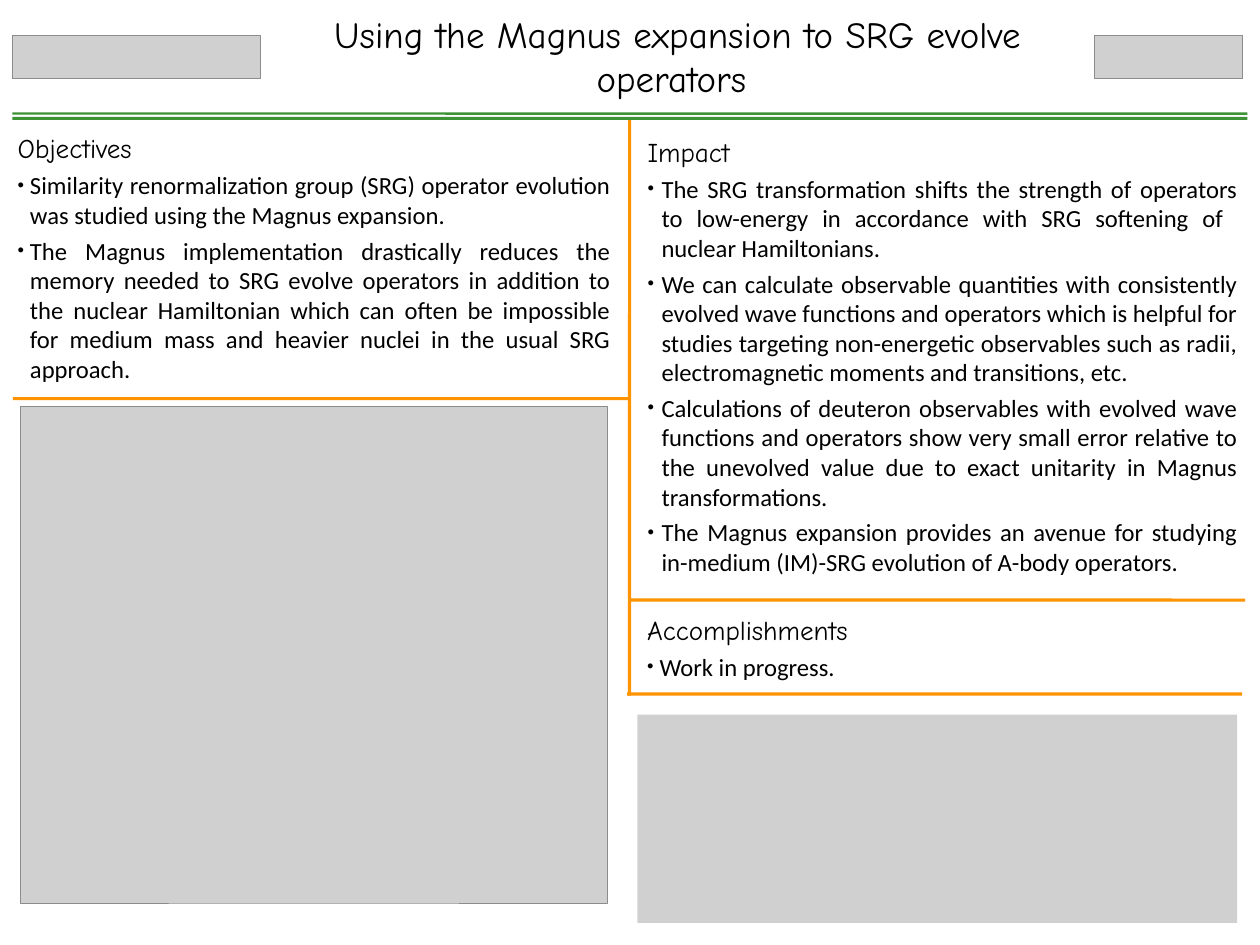
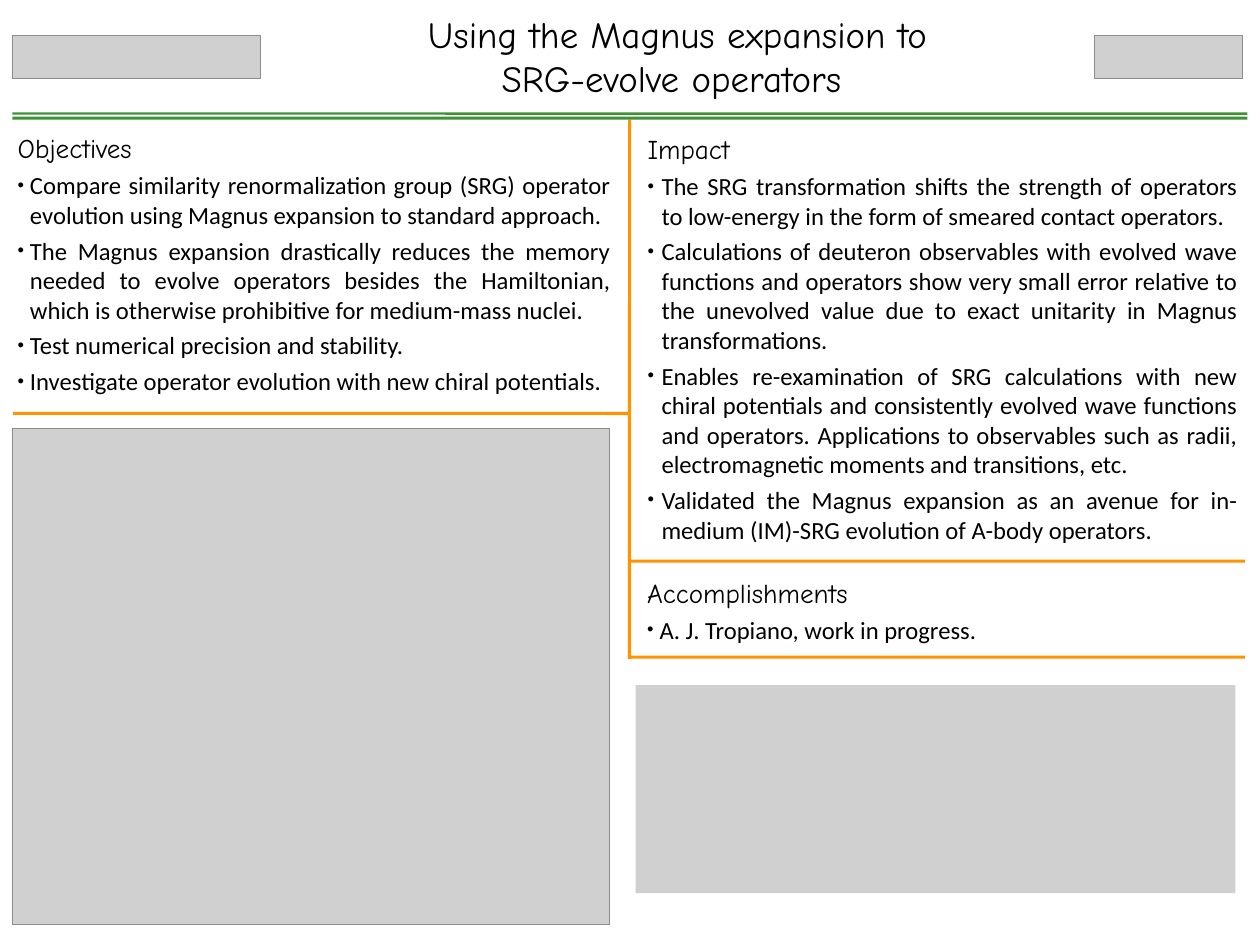
Before and after one commit to tropiano4/tropiano-srg, a slide deck: slide 1 of Presentations/NUCLEI_May2019/tropiano_highlight.potx. Drawn at 1260x945 pixels with LibreOffice and Linux fonts; fonts in the diff are those of the drawing; grey boxes stand for pictures. Boxes give left, top, right and bottom in pixels: in the first picture for what was removed or moved away, otherwise in the second. Text is boxed around its words. In the diff, an @@ line names an element or a change of style, - is before the commit and + after.

Commit message:
Updated NUCLEI highlight using RKE potential.

```diff
--- a/Presentations/NUCLEI_May2019/tropiano_highlight.potx
+++ b/Presentations/NUCLEI_May2019/tropiano_highlight.potx
@@ text at bbox=[428, 23, 927, 99]: text changed @@
-Using the Magnus expansion to SRG evolve operators
+Using the Magnus expansion to
+SRG-evolve operators
@@ line moved from (630, 696) - (630, 120) to (630, 659) - (630, 120) @@
@@ text at bbox=[30, 176, 610, 395]: text changed @@
-• Similarity renormalization group (SRG) operator evolution was studied using the Magnus expansion.
-• The Magnus implementation drastically reduces the memory needed to SRG evolve operators in addition to the nuclear Hamiltonian which can often be impossible for medium mass and heavier nuclei in the usual SRG approach.
+• Compare similarity renormalization group (SRG) operator evolution using Magnus expansion to standard approach.
+• The Magnus expansion drastically reduces the memory needed to evolve operators besides the Hamiltonian, which is otherwise prohibitive for medium-mass nuclei.
+• Test numerical precision and stability.
+• Investigate operator evolution with new chiral potentials.
@@ text at bbox=[662, 178, 1237, 230]: text changed @@
-• The SRG transformation shifts the strength of operators to low-energy in accordance with SRG softening of nuclear Hamiltonians.
-• We can calculate observable quantities with consistently evolved wave functions and operators which is helpful for studies targeting non-energetic observables such as radii, electromagnetic moments and transitions, etc.
+• The SRG transformation shifts the strength of operators to low-energy in the form of smeared contact operators.
@@ text at bbox=[662, 368, 1237, 543]: text changed @@
-• The Magnus expansion provides an avenue for studying in-medium (IM)-SRG evolution of A-body operators.
+• Enables re-examination of SRG calculations with new chiral potentials and consistently evolved wave functions and operators. Applications to observables such as radii, electromagnetic moments and transitions, etc.
+• Validated the Magnus expansion as an avenue for in-medium (IM)-SRG evolution of A-body operators.
@@ line moved from (12, 399) - (630, 399) to (12, 414) - (630, 414) @@
@@ picture: place and size @@
-picture at bbox=[21, 407, 608, 903]
+picture at bbox=[12, 428, 610, 924]
@@ line moved from (630, 600) - (1245, 600) to (630, 561) - (1245, 561) @@
@@ text "Accomplishments": place and size @@
-text "Accomplishments" at bbox=[647, 621, 847, 681]
+text "Accomplishments" at bbox=[647, 584, 976, 644]
@@ text at bbox=[660, 622, 976, 644]: text changed @@
-• Work in progress.
+• A. J. Tropiano, work in progress.
@@ line moved from (627, 694) - (1242, 694) to (630, 657) - (1245, 657) @@
@@ picture: place and size @@
-picture at bbox=[637, 715, 1237, 923]
+picture at bbox=[635, 685, 1235, 893]
```
Also in this commit, not shown: 15 other files.
